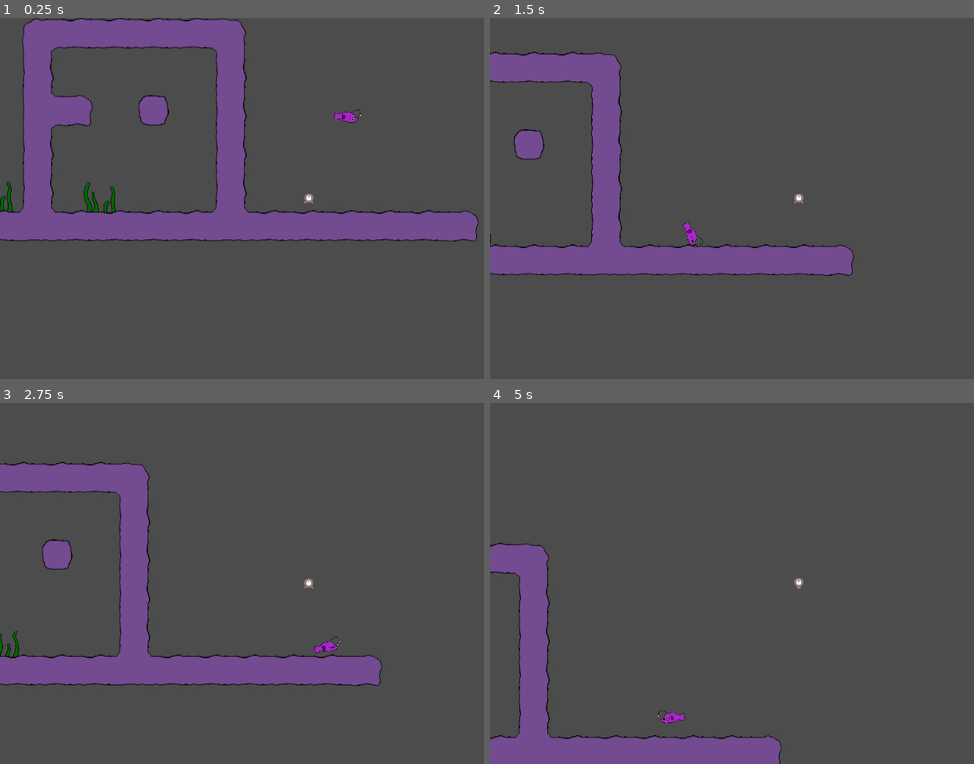
Above: before the commit, frames 1-4 (two rows, left to right).
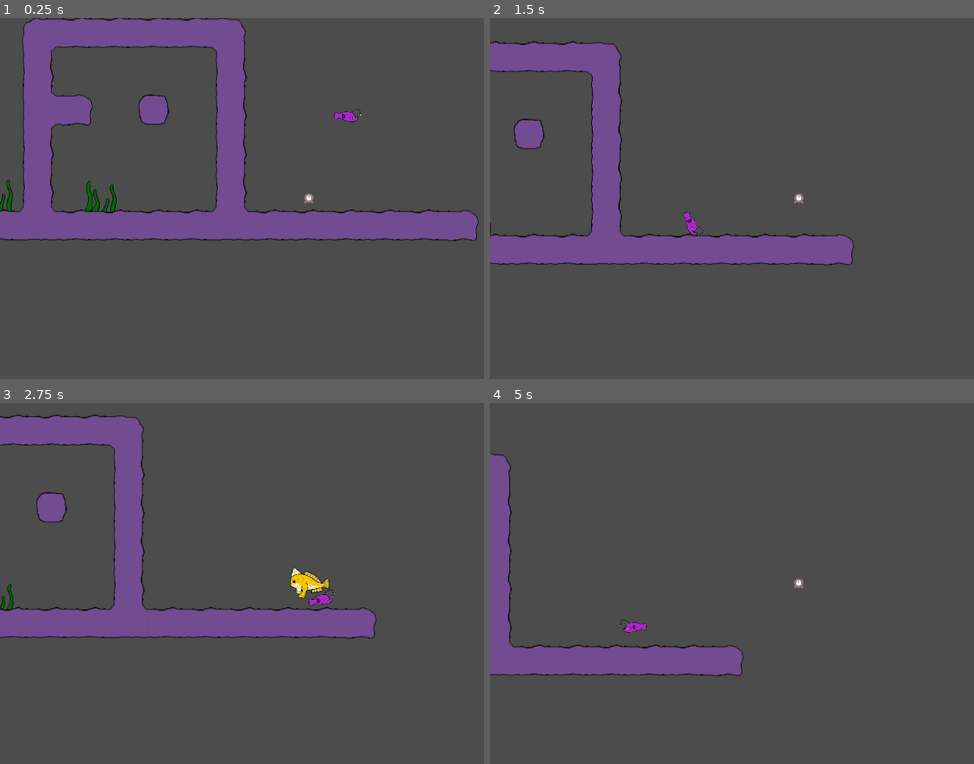
Above: after the commit, the same moments.

Repository: Silver-Ink/Abyzzes-Pixel-Jam
Game: Godot game, scene res://scenes/main.tscn
Two runs of this game, one before a commit and one after it. Both use one fixed random seed, a clock stepped at 60 frames per second and the inputs below.
Inputs:
- Up to frame 1 (0.25 s): no input
- Up to frame 2 (1.5 s): hold D (move-right) from 0.53 s (still down); tap Space (jump) at 0.77 s
- Up to frame 3 (2.75 s): tap Space (jump) at 1.52 s; release D (move-right) at 2.03 s; hold Q (move-left) from 2.03 s (still down)
- Up to frame 4 (5 s): release Q (move-left) at 2.78 s; hold D (move-right) 2.78-4.28 s; tap Space (jump) at 3.02, 3.77, 4.52 s; hold Q (move-left) from 4.28 s (still down)

The runs differ from the first frame. In frame 1, 1.8% of the frame differs, in the area x 0-99%, y 0-62%; in frame 2, 7.1%; in frame 3, 20%, in the area x 0-79%, y 3-79%; in frame 4, 13%.

Commit message:
commit a la con

Diff:
--- a/scenes/main.tscn
+++ b/scenes/main.tscn
@@ -25,9 +25,7 @@
 
 [node name="algue" parent="TileMap/algues" instance=ExtResource( 3 )]
 position = Vector2( 164, 522 )
-frame = 0
 offset = Vector2( 102, -88 )
 
 [node name="algue2" parent="TileMap/algues" instance=ExtResource( 3 )]
 position = Vector2( 94, 426 )
-frame = 0
--- a/scripts/player.gd
+++ b/scripts/player.gd
@@ -1,6 +1,6 @@
 extends KinematicBody2D
 
-const GRAVITY = 50.0
+const GRAVITY = 80.0
 const WALK_SPEED = 200
 var jump = 1
 var velocity = Vector2()
